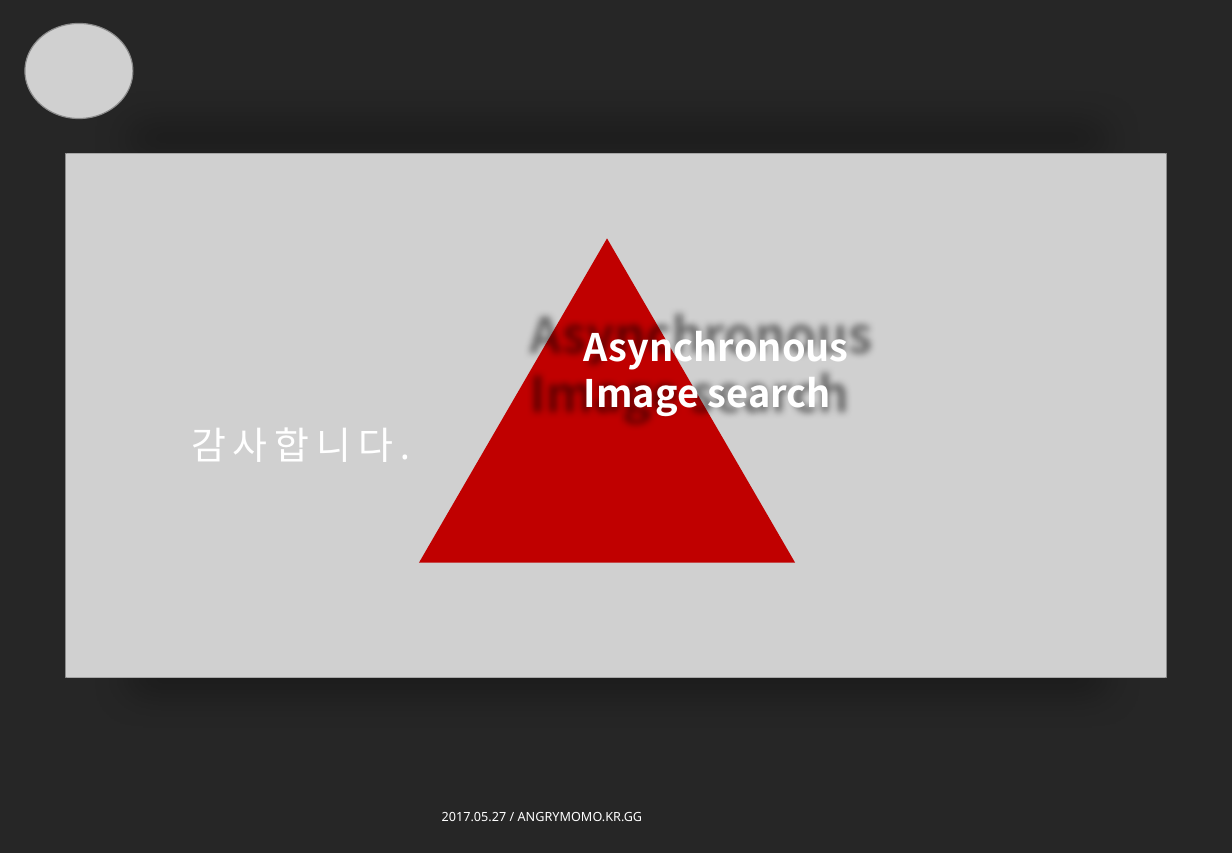
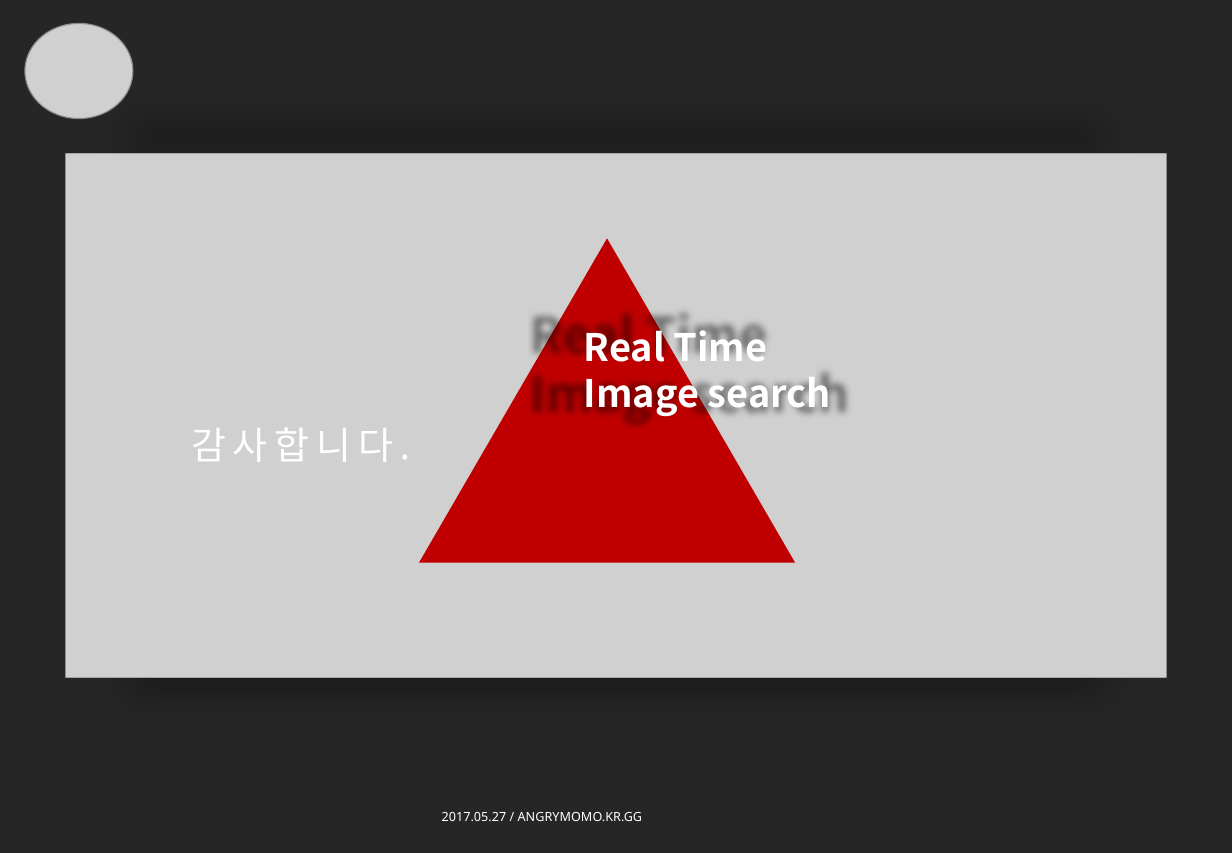
Before and after one commit to devGW/imageSearch, a slide deck: slide 14 of PPT/네트워크프로그래밍경진대회.pptx (slide 10 before the commit). Drawn at 1232x853 pixels with LibreOffice and Linux fonts; fonts in the diff are those of the drawing; grey boxes stand for pictures. Boxes give left, top, right and bottom in pixels: in the first picture for what was removed or moved away, otherwise in the second. Text is boxed around its words. In the diff, an @@ line names an element or a change of style, - is before the commit and + after.

```diff
--- a/PPT/네트워크프로그래밍경진대회.pptx
+++ b/PPT/네트워크프로그래밍경진대회.pptx
@@ text at (584,323,768,372): text changed @@
-Asynchronous
+Real Time
```
Also in this commit, not shown: 5 other slides changed, 8 slides added, 4 slides removed.
